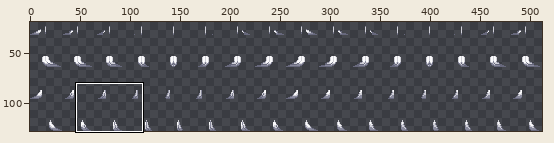
One commit to this sprite sheet: Resources/Textures/Mobs/Customization/reptilian_parts.rsi/tail_large_wagging.png. The picture above shows the old version from afar; the outline marks the close-up.
Close-up. Before:
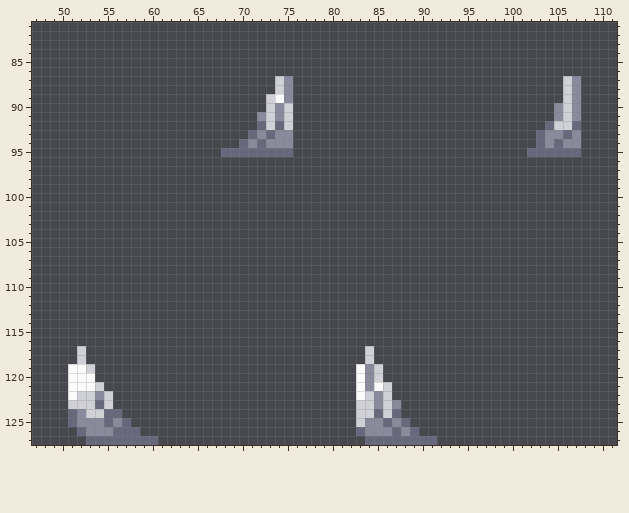
The file is 512x128 pixels. Pixels under 10% opacity are left out. Colours within 5 levels of each other are drawn and written as one. Shown: x 47..111, y 81..127. The wide view leaves out empty margins. The commit also changed other parts of the picture, which this record leaves out.
Now the later version:
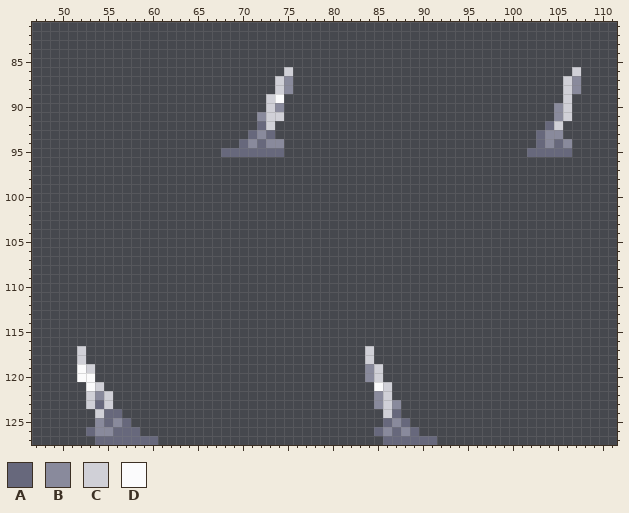
Palette (. is transparent): A #67687c  B #898a9c  C #d0d0d7  D #fbfbfc
Change:
y 86: x 75 . -> C; x 107 . -> C
y 89: x 75 B -> .; x 107 B -> .
y 90: x 75 C -> .; x 107 B -> .
y 91: x 74..75 BC -> C.; x 107 B -> .
y 92: x 74..75 AC -> ..; x 106..107 CA -> ..
y 93: x 74..75 BB -> ..; x 106..107 AB -> ..
y 94: x 75 B -> .; x 107 B -> .
y 95: x 75 A -> .; x 107 A -> .
y 119..120: x 51 D -> .; x 83 D -> .
y 121: x 51..52 DD -> ..; x 83..84 DB -> ..
y 122: x 51..52 DC -> ..; x 83..84 DC -> ..
y 123: x 51..52 CC -> ..; x 83..84 CC -> ..
y 124: x 51..53 ABC -> ...; x 83..85 CCA -> ...
y 125: x 51..53 ABB -> ...; x 83..85 CBB -> ...
y 126: x 52..53 AB -> .A; x 83..85 ABB -> ..A
y 127: x 53 A -> .; x 84..85 AA -> ..
